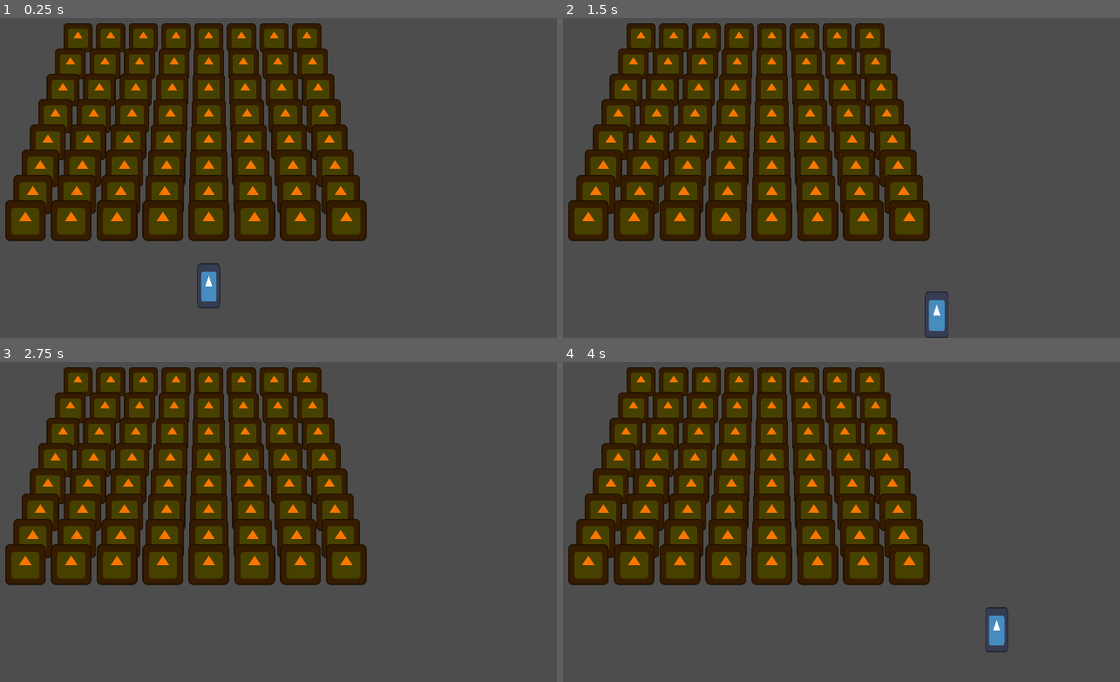
Above: before the commit, frames 1-4 (two rows, left to right).
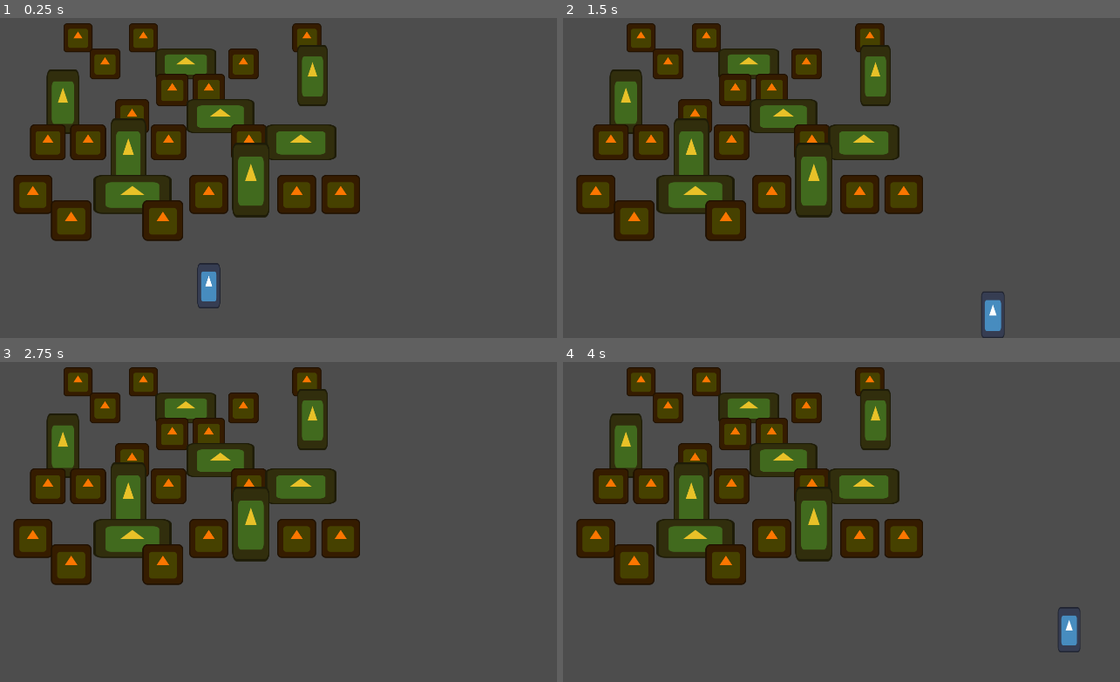
Above: after the commit, the same moments.

Repository: specialOne16/Comfy-Jam-Autumn-2025
Game: Godot game, scene res://map/map.tscn
Same seed, same stepped clock (60 frames per second), same inputs: the game is played once before the commit and once after it. The engine's default icon, where the game draws it, is replaced by a stand-in: a white triangle on a blue panel in a dark square.
Inputs:
- Up to frame 1 (0.25 s): no input
- Up to frame 2 (1.5 s): tap Enter at 0.5 s; hold Right (right) 0.53-1.28 s; hold Down (down) from 1.28 s (still down)
- Up to frame 3 (2.75 s): tap Space at 2 s; release Down (down) at 2.03 s; hold Right (right) from 2.03 s (still down)
- Up to frame 4 (4 s): tap Enter at 2.75 s; release Right (right) at 2.78 s; hold Up (up) 2.78-3.53 s; hold Left (left) from 3.53 s (still down)

The runs differ from the first frame. In frame 1, 22% of the frame differs, in the area x 0-66%, y 1-70%; in frame 2, 23%, in the area x 0-80%, y 1-100%; in frame 3, 22%; in frame 4, 23%.

Commit message:
Fix pumkin and player perspective and adjust collision size for haybales

Diff:
--- a/haybale/h_haybale.tscn
+++ b/haybale/h_haybale.tscn
@@ -5,11 +5,13 @@
 [ext_resource type="Texture2D" uid="uid://bqpv344x045ow" path="res://icon.svg" id="1_u4y2o"]
 
 [sub_resource type="ShaderMaterial" id="ShaderMaterial_ig5x8"]
+resource_local_to_scene = true
 shader = ExtResource("1_5m8do")
 shader_parameter/position = Vector2(0, 0)
+shader_parameter/FloatParameter = 0.001
 
 [sub_resource type="RectangleShape2D" id="RectangleShape2D_gxfy6"]
-size = Vector2(128, 64)
+size = Vector2(136, 64)
 
 [node name="HHaybale" type="StaticBody2D"]
 material = SubResource("ShaderMaterial_ig5x8")
@@ -25,5 +27,6 @@
 texture = ExtResource("1_u4y2o")
 
 [node name="CollisionShape2D" type="CollisionShape2D" parent="."]
-position = Vector2(32, 0)
+position = Vector2(36, 0)
 shape = SubResource("RectangleShape2D_gxfy6")
+debug_color = Color(0.603922, 0.537255, 0.203922, 0.419608)
--- a/haybale/v_haybale.tscn
+++ b/haybale/v_haybale.tscn
@@ -5,11 +5,13 @@
 [ext_resource type="Script" uid="uid://dvuwykhf35o3v" path="res://haybale/haybale.gd" id="1_nsg3q"]
 
 [sub_resource type="ShaderMaterial" id="ShaderMaterial_fombk"]
+resource_local_to_scene = true
 shader = ExtResource("1_kdr26")
 shader_parameter/position = Vector2(0, 0)
+shader_parameter/FloatParameter = 0.002
 
 [sub_resource type="RectangleShape2D" id="RectangleShape2D_nsg3q"]
-size = Vector2(64, 128)
+size = Vector2(64, 136)
 
 [node name="VHaybale" type="StaticBody2D"]
 material = SubResource("ShaderMaterial_fombk")
@@ -25,5 +27,6 @@
 texture = ExtResource("1_erg4l")
 
 [node name="CollisionShape2D" type="CollisionShape2D" parent="."]
-position = Vector2(0, 32)
+position = Vector2(0, 36)
 shape = SubResource("RectangleShape2D_nsg3q")
+debug_color = Color(0.602995, 0.537419, 0.204441, 0.42)
--- a/map/map.gd
+++ b/map/map.gd
@@ -14,17 +14,18 @@
 		row.resize(LevelsConfig.MAP_SIZE)
 
 func _ready() -> void:
-	#for pumpkin_position in LevelsConfig.BASE_LEVEL.pumkin:
-		#_make_pumkin(pumpkin_position)
-	for x in LevelsConfig.MAP_SIZE:
-		for y in LevelsConfig.MAP_SIZE:
-			_make_pumkin(Vector2i(x, y))
-	#
-	#for haybale_position in LevelsConfig.BASE_LEVEL.h_haybale:
-		#_make_h_haybale(haybale_position)
-	#
-	#for haybale_position in LevelsConfig.BASE_LEVEL.v_haybale:
-		#_make_v_haybale(haybale_position)
+	#for x in LevelsConfig.MAP_SIZE:
+		#for y in LevelsConfig.MAP_SIZE:
+			#_make_pumkin(Vector2i(x, y))
+
+	for pumpkin_position in LevelsConfig.BASE_LEVEL.pumkin:
+		_make_pumkin(pumpkin_position)
+
+	for haybale_position in LevelsConfig.BASE_LEVEL.h_haybale:
+		_make_h_haybale(haybale_position)
+
+	for haybale_position in LevelsConfig.BASE_LEVEL.v_haybale:
+		_make_v_haybale(haybale_position)
 
 	EventManager.push_pumkin.connect(
 		func(pumkin: Pumkin, direction: Vector2i):
--- a/map/map.tscn
+++ b/map/map.tscn
@@ -8,6 +8,7 @@
 [sub_resource type="ShaderMaterial" id="ShaderMaterial_4hjbm"]
 shader = ExtResource("1_a0dt8")
 shader_parameter/position = Vector2(0, 0)
+shader_parameter/FloatParameter = 0.002
 
 [node name="Map" type="Node2D"]
 y_sort_enabled = true
--- a/map/perspective_shader.tres
+++ b/map/perspective_shader.tres
@@ -19,6 +19,11 @@
 [sub_resource type="VisualShaderNodeFloatOp" id="VisualShaderNodeFloatOp_oy1vi"]
 default_input_values = [0, 0.0, 1, 960.0]
 operator = 1
+
+[sub_resource type="VisualShaderNodeFloatParameter" id="VisualShaderNodeFloatParameter_yfjly"]
+parameter_name = "FloatParameter"
+default_value_enabled = true
+default_value = 0.002
 
 [sub_resource type="VisualShaderNodeInput" id="VisualShaderNodeInput_yfjly"]
 expanded_output_ports = [0]
@@ -48,6 +53,7 @@
 render_mode blend_mix;
 
 uniform vec2 position = vec2(0.000000, 0.000000);
+uniform float FloatParameter = 0.00200000009499;
 
 
 
@@ -89,9 +95,12 @@
 	float n_out11p0 = n_out15p0 * n_out13p2;
 
 
+// FloatParameter:16
+	float n_out16p0 = FloatParameter;
+
+
 // FloatOp:14
-	float n_in14p1 = 0.00200;
-	float n_out14p0 = n_out11p0 * n_in14p1;
+	float n_out14p0 = n_out11p0 * n_out16p0;
 
 
 // VectorCompose:12
@@ -109,7 +118,7 @@
 
 }
 "
-graph_offset = Vector2(-441.485, -40.9333)
+graph_offset = Vector2(-312.845, 99.2267)
 mode = 1
 flags/light_only = false
 nodes/vertex/0/position = Vector2(1100, 560)
@@ -132,8 +141,10 @@
 nodes/vertex/13/node = SubResource("VisualShaderNodeVec2Parameter_yfjly")
 nodes/vertex/13/position = Vector2(-1620, 340)
 nodes/vertex/14/node = SubResource("VisualShaderNodeFloatOp_hxp0t")
-nodes/vertex/14/position = Vector2(-360, 780)
+nodes/vertex/14/position = Vector2(-280, 780)
 nodes/vertex/15/node = SubResource("VisualShaderNodeFloatOp_oy1vi")
 nodes/vertex/15/position = Vector2(-1080, 1040)
-nodes/vertex/connections = PackedInt32Array(7, 0, 8, 0, 8, 0, 6, 1, 8, 0, 6, 0, 3, 0, 9, 0, 2, 0, 3, 1, 6, 0, 3, 0, 12, 0, 9, 1, 13, 2, 7, 0, 13, 2, 11, 1, 11, 0, 14, 0, 14, 0, 12, 0, 13, 1, 15, 0, 15, 0, 11, 0, 9, 0, 0, 0)
+nodes/vertex/16/node = SubResource("VisualShaderNodeFloatParameter_yfjly")
+nodes/vertex/16/position = Vector2(-640, 1340)
+nodes/vertex/connections = PackedInt32Array(7, 0, 8, 0, 8, 0, 6, 1, 8, 0, 6, 0, 3, 0, 9, 0, 2, 0, 3, 1, 6, 0, 3, 0, 12, 0, 9, 1, 13, 2, 7, 0, 13, 2, 11, 1, 11, 0, 14, 0, 14, 0, 12, 0, 13, 1, 15, 0, 15, 0, 11, 0, 9, 0, 0, 0, 16, 0, 14, 1)
 nodes/fragment/0/position = Vector2(680, 20)
--- a/player/player.tscn
+++ b/player/player.tscn
@@ -7,6 +7,7 @@
 [sub_resource type="ShaderMaterial" id="ShaderMaterial_g1dw6"]
 shader = ExtResource("1_g1dw6")
 shader_parameter/position = Vector2(0, 0)
+shader_parameter/FloatParameter = 0.004
 
 [sub_resource type="RectangleShape2D" id="RectangleShape2D_yw30f"]
 size = Vector2(32, 32)
@@ -24,4 +25,5 @@
 texture = ExtResource("2_g1dw6")
 
 [node name="CollisionShape2D" type="CollisionShape2D" parent="."]
+z_index = 10
 shape = SubResource("RectangleShape2D_yw30f")
--- a/pumkin/pumkin.tscn
+++ b/pumkin/pumkin.tscn
@@ -8,6 +8,7 @@
 resource_local_to_scene = true
 shader = ExtResource("1_jmrq1")
 shader_parameter/position = Vector2(0, 0)
+shader_parameter/FloatParameter = 0.002
 
 [sub_resource type="RectangleShape2D" id="RectangleShape2D_k8rdu"]
 size = Vector2(64, 64)
@@ -27,3 +28,4 @@
 [node name="CollisionShape2D" type="CollisionShape2D" parent="."]
 z_index = 10
 shape = SubResource("RectangleShape2D_k8rdu")
+debug_color = Color(0.813029, 0.401224, 0.222805, 0.42)
Not shown: 1 places in map/perspective_shader.tres that only renumber resources
